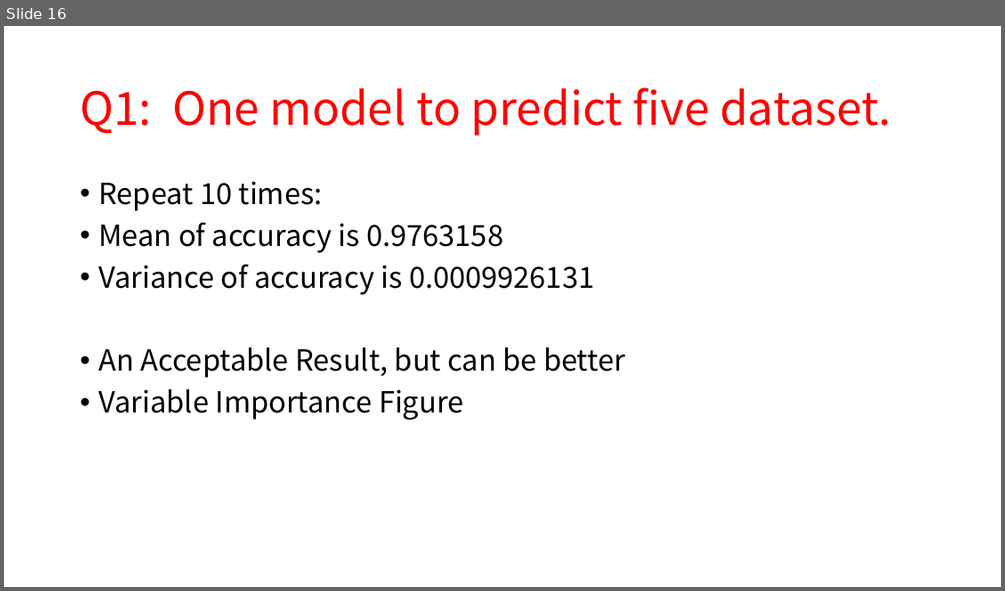
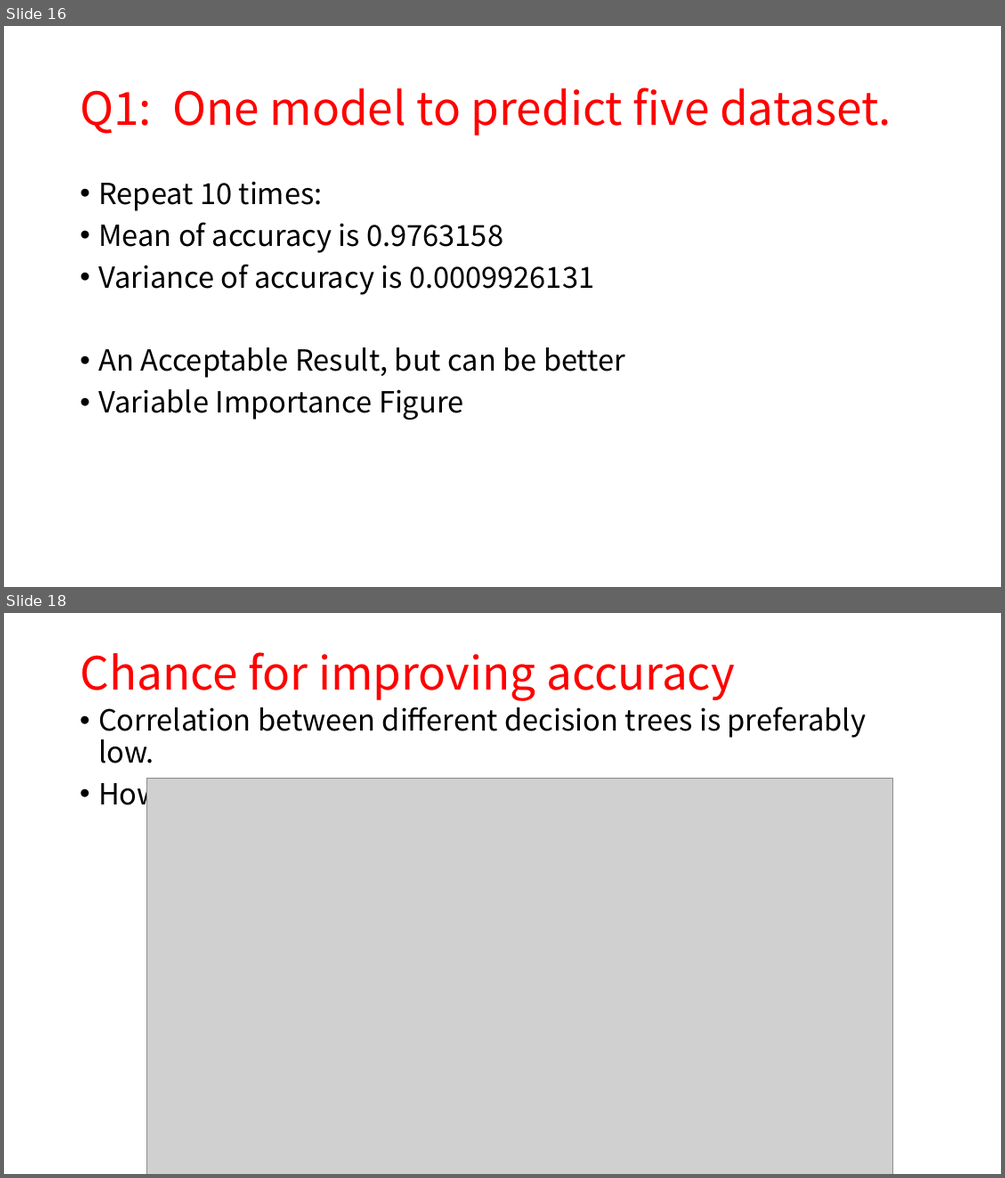
Before and after one commit to hongwei-wen/QCM_detectors, a slide deck: PPT/QCM.pptx. Shown one above the other, each under a label of ours: slide 16 before the commit, slides 16 and 18 after it; the slides between them are not shown. The pictures are 1005x591 and 1005x1178 pixels, drawn with LibreOffice and Linux fonts; fonts in the diff are those of the drawing; grey boxes stand for pictures. Boxes give left, top, right and bottom in pixels: in the first picture for what was removed or moved away, otherwise in the second. Text is boxed around its words. In the diff, an @@ line names an element or a change of style, - is before the commit and + after.

```diff
--- a/PPT/QCM.pptx
+++ b/PPT/QCM.pptx
@@ slide 18 added at (4, 613, 1001, 1174), background #FFFFFF @@
@@ title added at (80, 652, 735, 701), 44 pt, text #FF0000 @@
+Chance for improving accuracy
@@ text added at (98, 706, 866, 811), 28 pt, text #000000 @@
+• Correlation between different decision trees is preferably low.
+• However, correlation between feature space are high
@@ picture added at (146, 778, 892, 1174) @@
```
Also in this commit, not shown: 1 slide changed, 2 other slides added, 12 other files.
